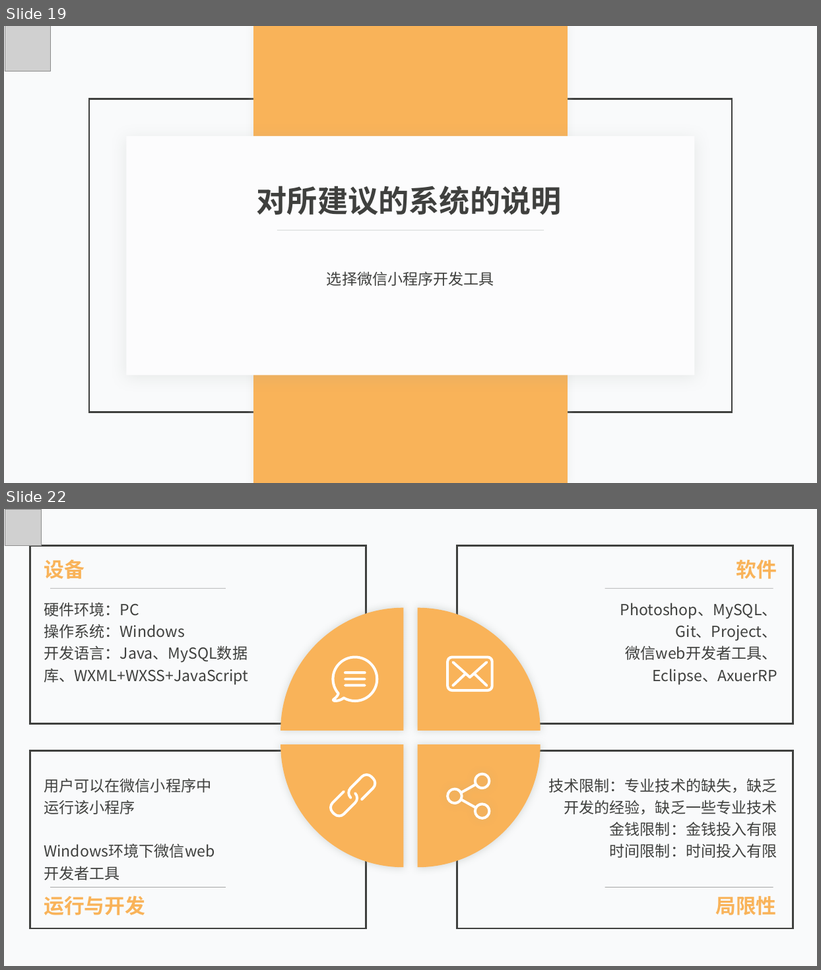
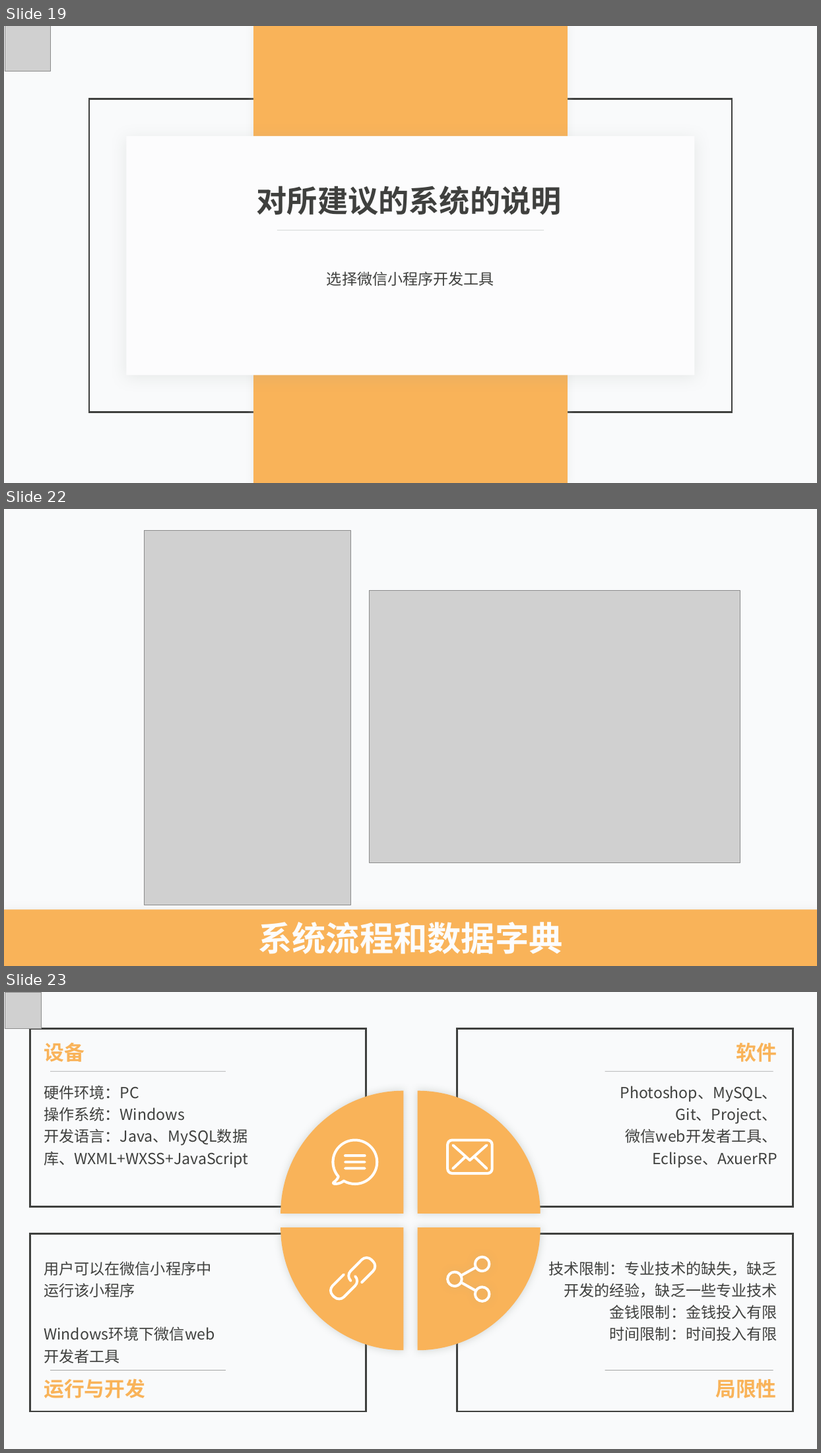
Before and after one commit to lorenzoyoung/ZUCC-Lazy-Bone, a slide deck: 评审PPT/SE2019春-G11_ZUCCLazyBone可行性分析报告ppt.pptx. Shown one above the other, each under a label of ours: slides 19 and 22 before the commit, slides 19, 22 and 23 after it; the slides between them are not shown. The pictures are 821x970 and 821x1453 pixels, drawn with LibreOffice and Linux fonts; fonts in the diff are those of the drawing; grey boxes stand for pictures. Boxes give left, top, right and bottom in pixels: in the first picture for what was removed or moved away, otherwise in the second. Text is boxed around its words. In the diff, an @@ line names an element or a change of style, - is before the commit and + after.

```diff
--- a/评审PPT/SE2019春-G11_ZUCCLazyBone可行性分析报告ppt.pptx
+++ b/评审PPT/SE2019春-G11_ZUCCLazyBone可行性分析报告ppt.pptx
@@ slide 22 added at (4,509,817,966), background #F9FAFB @@
@@ picture added at (145,530,351,906) @@
@@ picture added at (370,591,740,863) @@
@@ rectangle added at (4,910,817,966), fill #F9B359 @@
@@ text added at (258,922,563,955), 40 pt, text #FCFCFD, bold @@
+系统流程和数据字典
@@ what was slide 22 is now slide 23 @@
```
Also in this commit, not shown: 5 slides changed, 1 other slide added, 1 slide removed, 2 other files.
